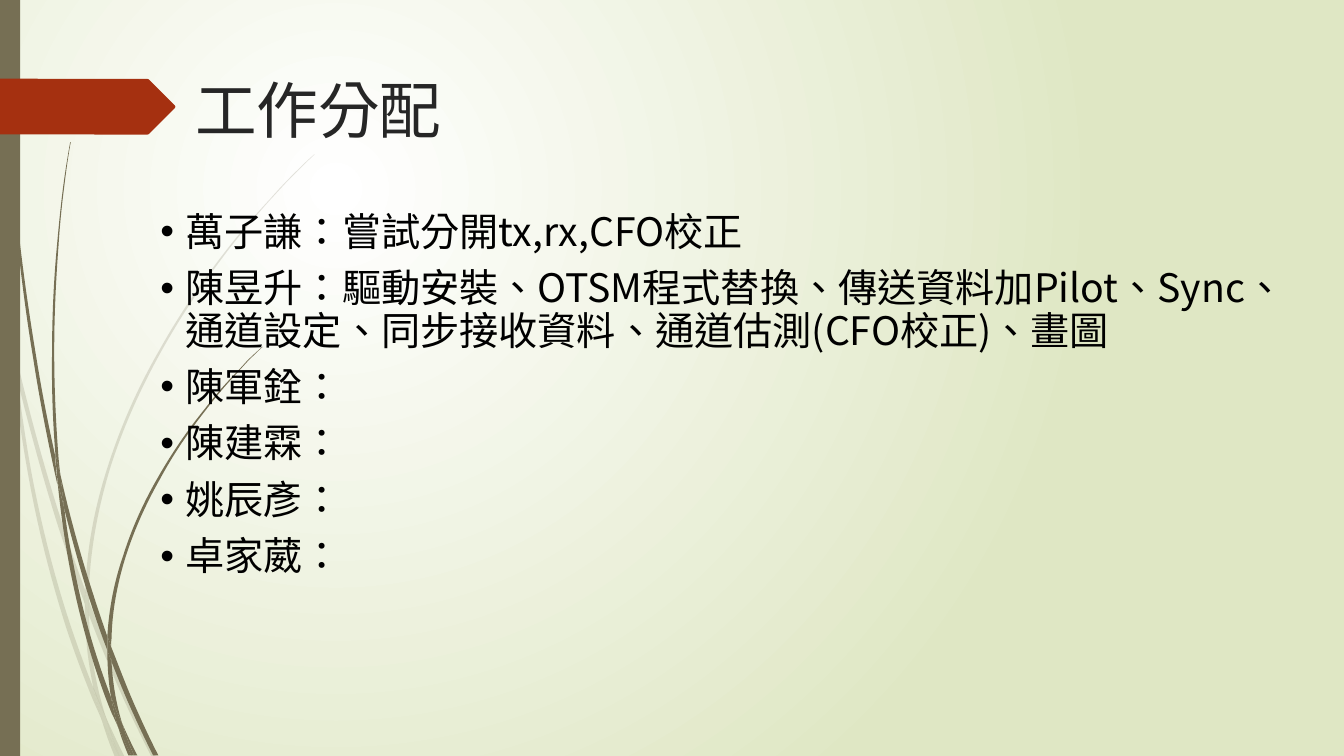
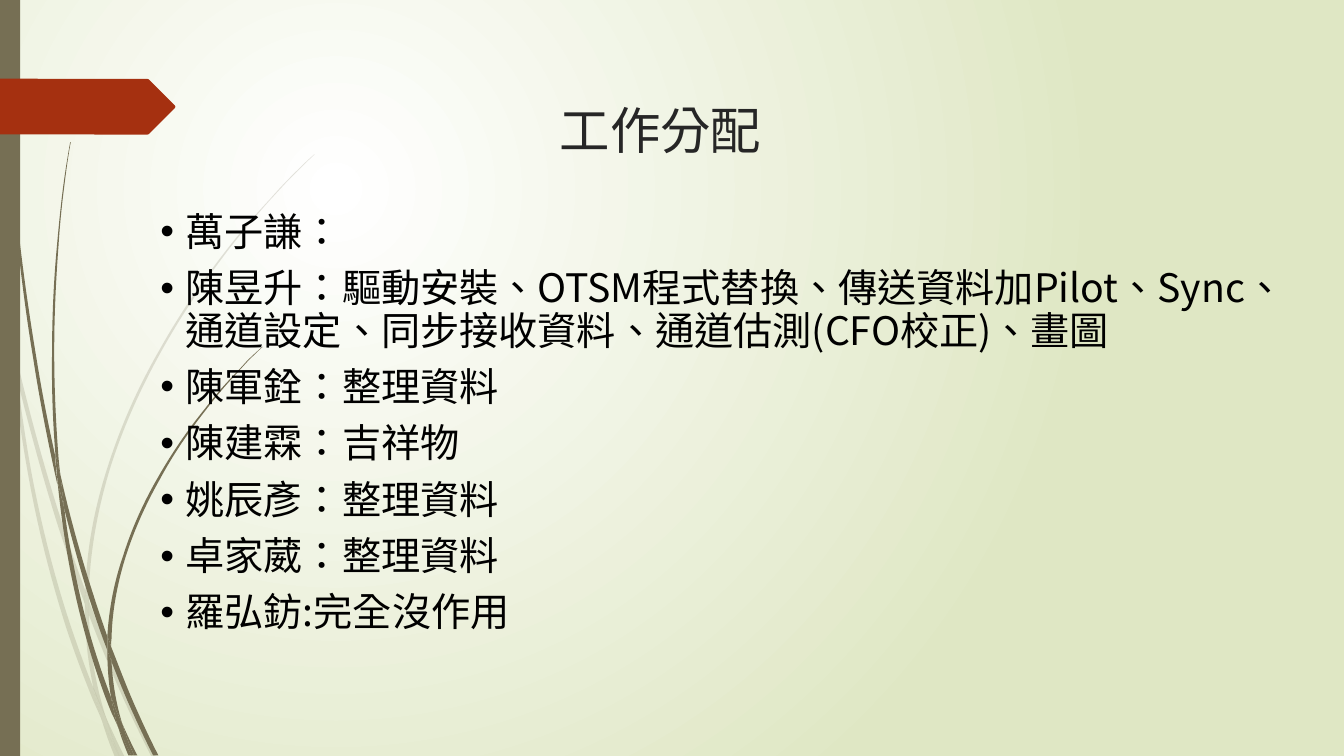
Before and after one commit to NIUWCSP/OTSM, a slide deck: slide 13 of report/以SDR實現OTSM通訊技術.pptx (slide 14 before the commit). Drawn at 1344x756 pixels with LibreOffice and Linux fonts; fonts in the diff are those of the drawing. Boxes give left, top, right and bottom in pixels: in the first picture for what was removed or moved away, otherwise in the second. Text is boxed around its words. In the diff, an @@ line names an element or a change of style, - is before the commit and + after.

```diff
--- a/report/以SDR實現OTSM通訊技術.pptx
+++ b/report/以SDR實現OTSM通訊技術.pptx
@@ title "工作分配": place and size @@
-title "工作分配" at <box>195,81,441,138</box>
+title "工作分配" at <box>560,107,762,153</box>
@@ title "工作分配" at <box>560,107,762,153</box>: size 44 to 36 pt, font Noto Sans CJK JP to League Spartan; alignment left to centre @@
@@ text at <box>185,213,342,249</box>: text changed @@
-• 萬子謙：嘗試分開tx,rx,CFO校正
+• 萬子謙：
@@ text at <box>185,361,509,630</box>: text changed @@
-• 陳軍銓：
-• 陳建霖：
-• 姚辰彥：
-• 卓家葳：
+• 陳軍銓：整理資料
+• 陳建霖：吉祥物
+• 姚辰彥：整理資料
+• 卓家葳：整理資料
+• 羅弘鈁:完全沒作用
```
Also in this commit, not shown: 13 other slides changed, 1 slide added, 1 slide removed.
